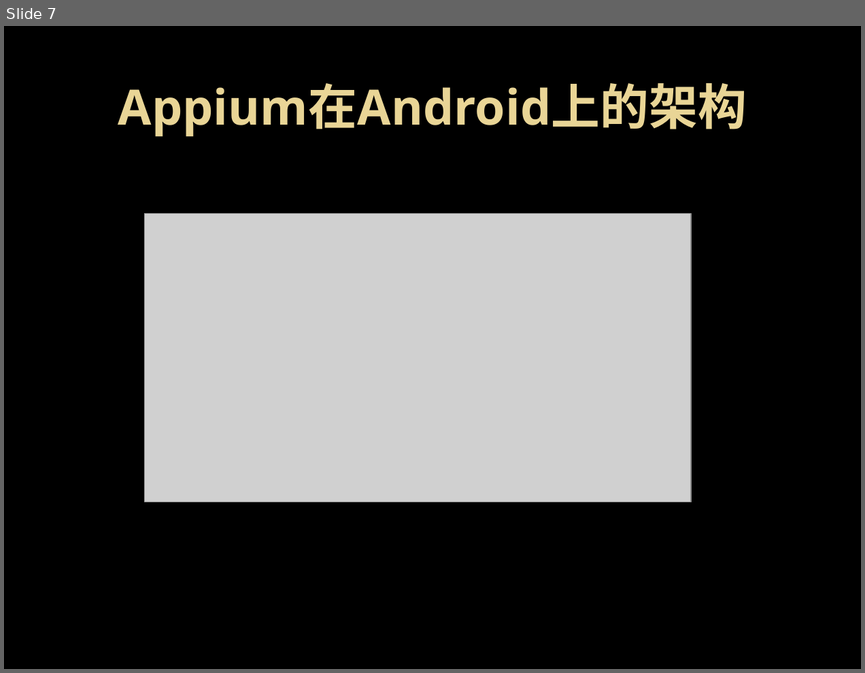
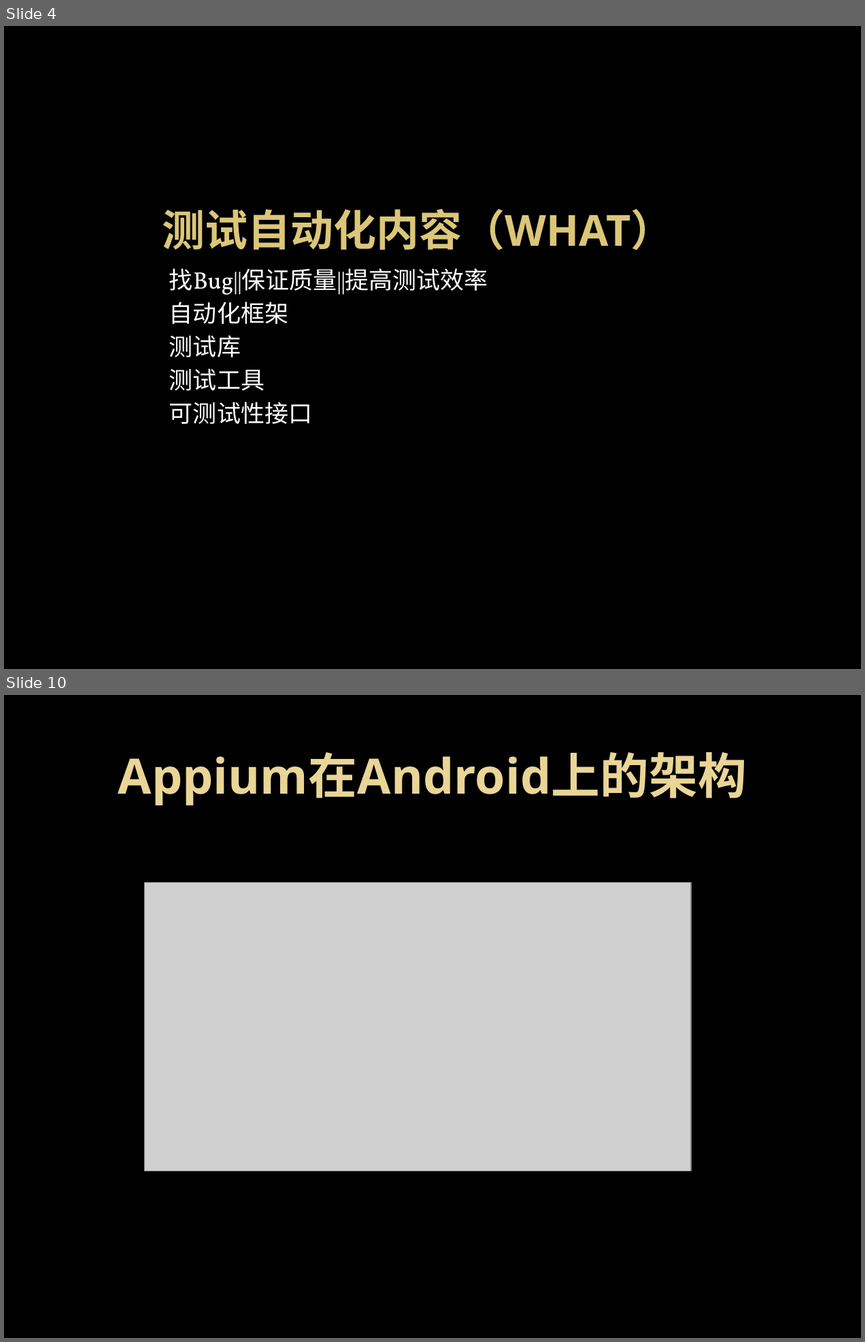
Before and after one commit to elvis2workspace/OPython, a slide deck: 自动化安装包/移动互联网事业部测试自动化实施方案介绍_张修海.pptx. Shown one above the other, each under a label of ours: slide 7 before the commit, slides 4 and 10 after it; the slides between them are not shown. The pictures are 865x673 and 865x1342 pixels, drawn with LibreOffice and Linux fonts; fonts in the diff are those of the drawing; grey boxes stand for pictures; background and template pictures are left out. Boxes give left, top, right and bottom in pixels: in the first picture for what was removed or moved away, otherwise in the second. Text is boxed around its words. In the diff, an @@ line names an element or a change of style, - is before the commit and + after.

Commit message:
更新最新的volte版本ecm对应的自动化脚本

```diff
--- a/自动化安装包/移动互联网事业部测试自动化实施方案介绍_张修海.pptx
+++ b/自动化安装包/移动互联网事业部测试自动化实施方案介绍_张修海.pptx
@@ slide 4 added at box(4, 26, 861, 669), background picture (left out) @@
@@ title added at box(162, 209, 674, 250), 36 pt, text #DCC679, bold @@
+测试自动化内容（WHAT）
@@ text added at box(169, 268, 488, 424), 20 pt, text #C7EDCC @@
+找Bug||保证质量||提高测试效率
+自动化框架
+测试库
+测试工具
+可测试性接口
@@ what was slide 7 is now slide 10 @@
```
Also in this commit, not shown: 14 slides changed, 3 other slides added, 6 other files.
